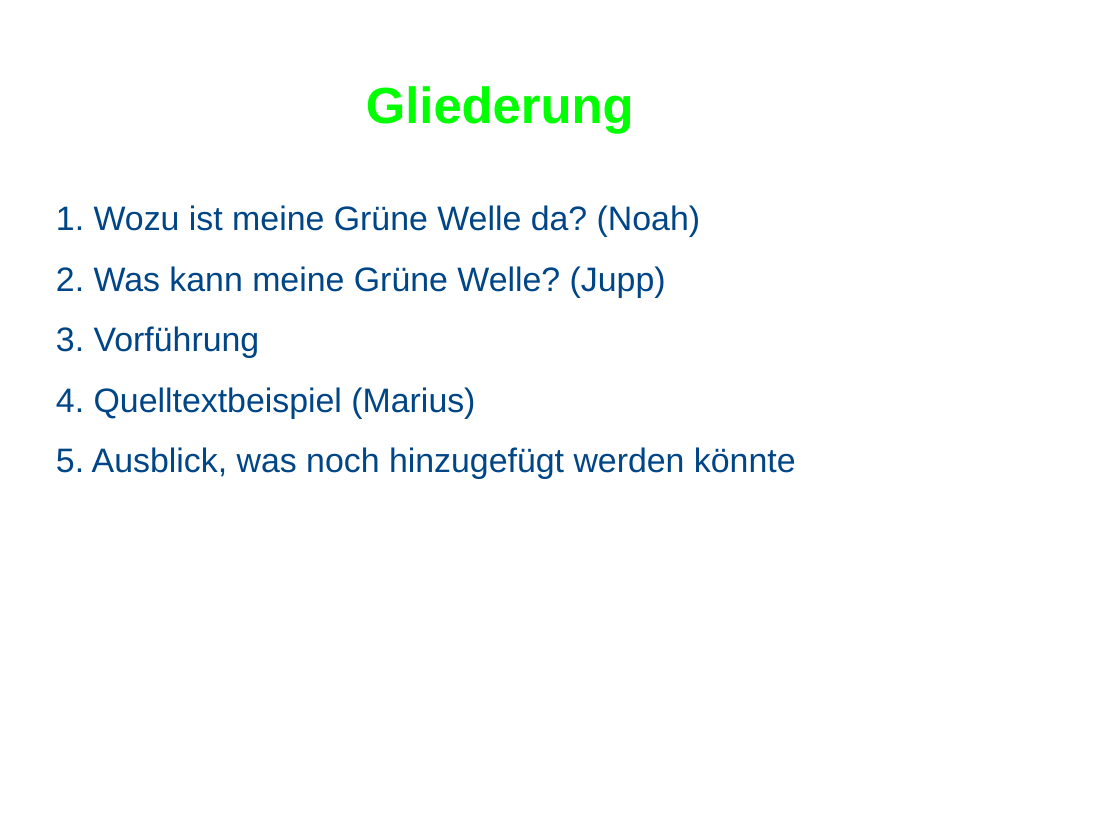
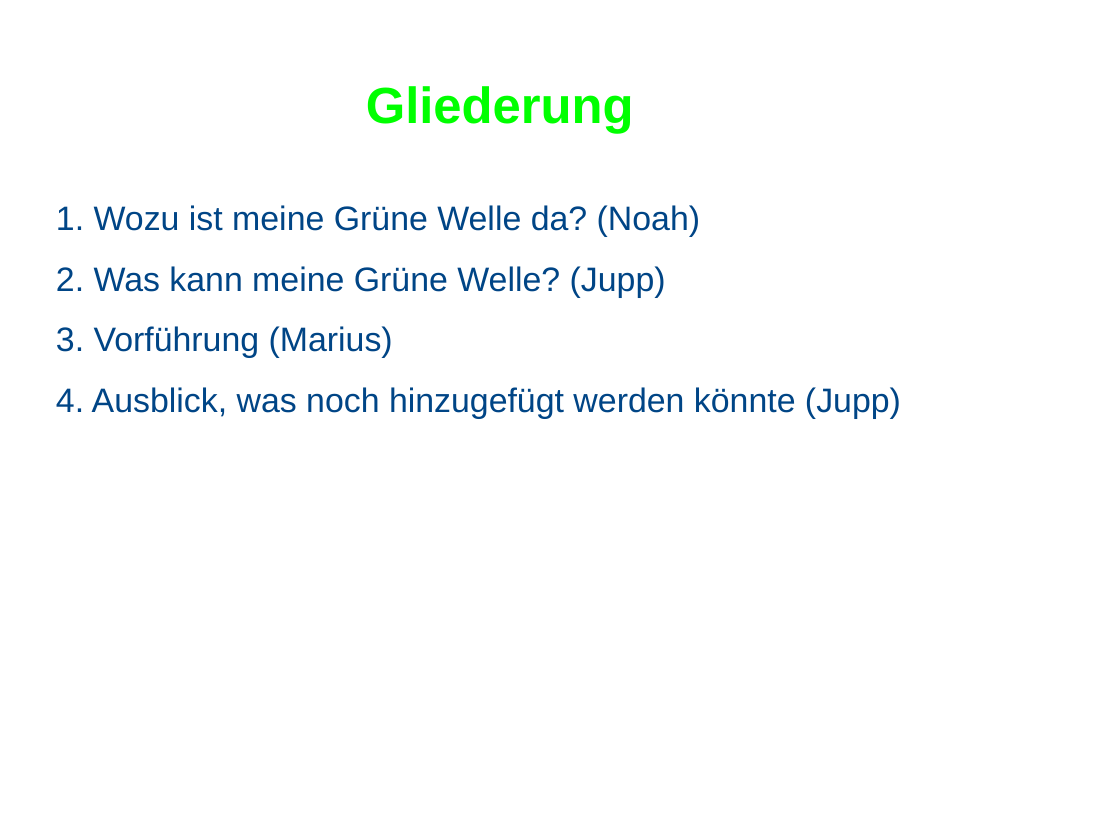
Before and after one commit to MrMariusAP/MeineGrueneWelle, a slide deck: slide 2 of app/src/main/res/Präsentation_MeineGrüneWelle.odp. Drawn at 1120x840 pixels with LibreOffice and Linux fonts; fonts in the diff are those of the drawing; background and template pictures are left out. Boxes give left, top, right and bottom in pixels: in the first picture for what was removed or moved away, otherwise in the second. Text is boxed around its words. In the diff, an @@ line names an element or a change of style, - is before the commit and + after.

```diff
--- a/app/src/main/res/Präsentation_MeineGrüneWelle.odp
+++ b/app/src/main/res/Präsentation_MeineGrüneWelle.odp
@@ text at [56, 326, 901, 419]: text changed @@
-3. Vorführung
-4. Quelltextbeispiel (Marius)
-5. Ausblick, was noch hinzugefügt werden könnte
+3. Vorführung (Marius)
+4. Ausblick, was noch hinzugefügt werden könnte (Jupp)
```
Also in this commit, not shown: 4 other slides changed, 1 slide removed, 1 other file.
